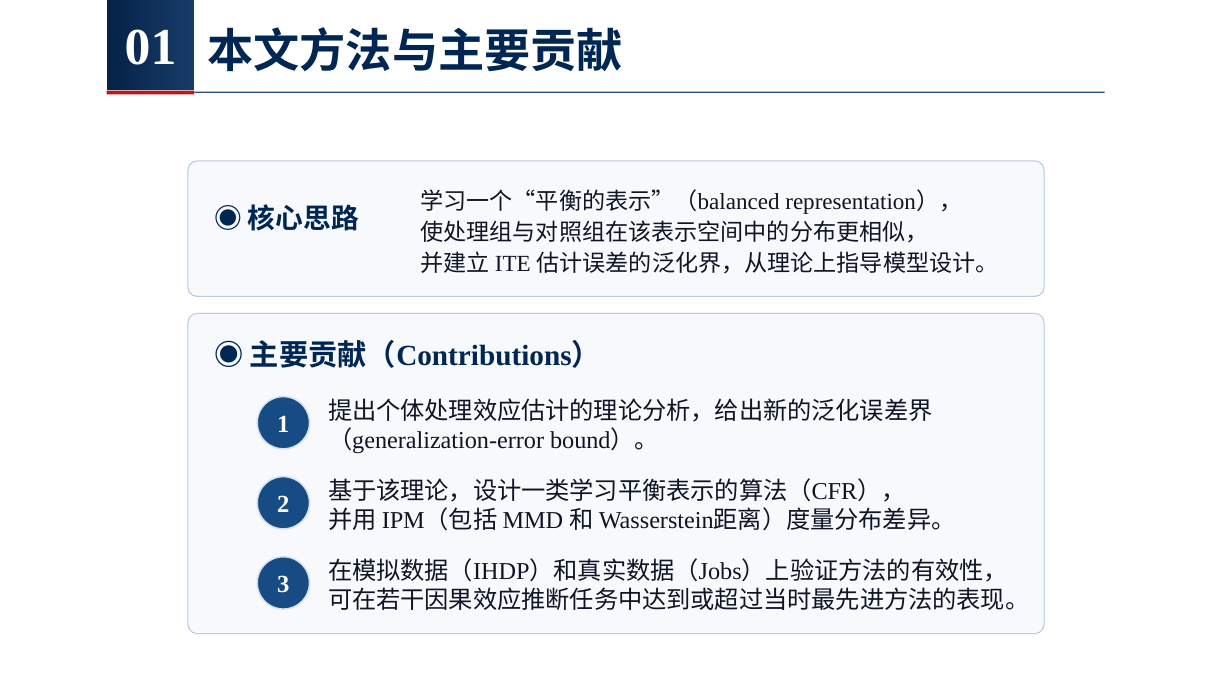
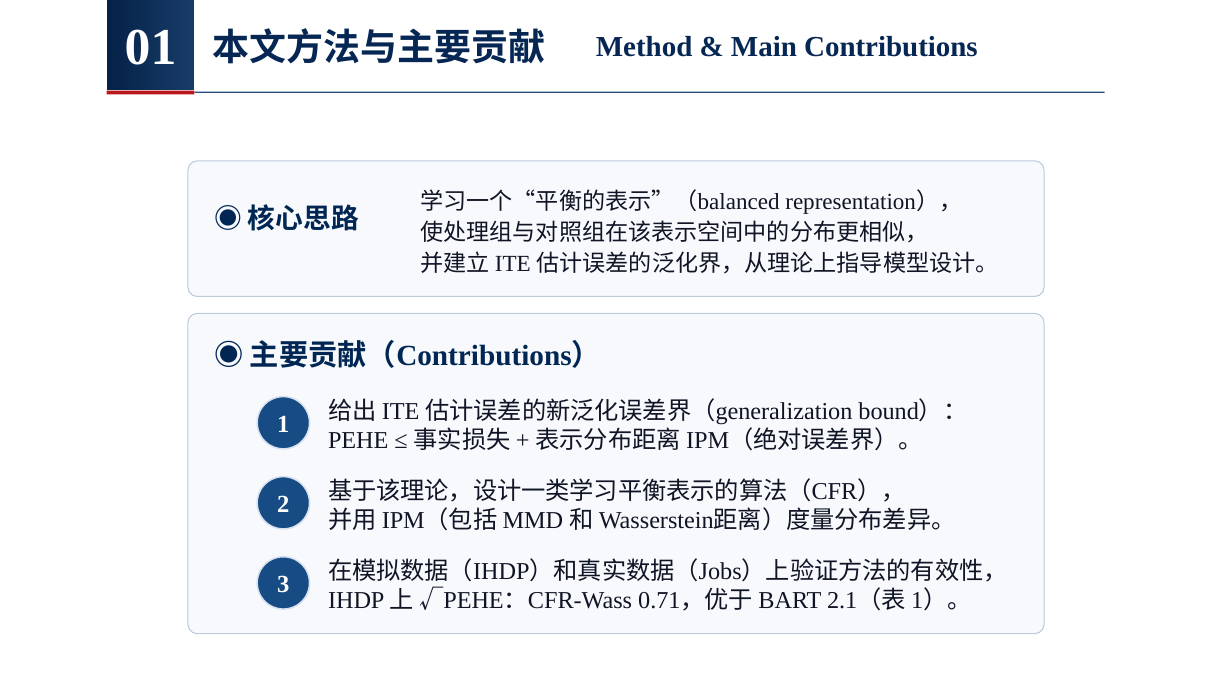
Before and after one commit to chanearly2002/Stastical_Computing, a slide deck: slide 6 of 个体处理效应估计.pptx. Drawn at 1232x693 pixels with LibreOffice and Linux fonts; fonts in the diff are those of the drawing. Boxes give left, top, right and bottom in pixels: in the first picture for what was removed or moved away, otherwise in the second. Text is boxed around its words. In the diff, an @@ line names an element or a change of style, - is before the commit and + after.

```diff
--- a/个体处理效应估计.pptx
+++ b/个体处理效应估计.pptx
@@ text "本文方法与主要贡献" at (213, 28, 546, 64): size 36 to 28.8 pt, text colour #002653 to #062653 @@
@@ text added at (596, 36, 978, 57), 22.6 pt, text #062653, bold @@
+Method & Main Contributions
@@ text at (328, 398, 967, 450): text changed @@
-提出个体处理效应估计的理论分析，给出新的泛化误差界
-（generalization-error bound）。
+给出 ITE 估计误差的新泛化误差界（generalization bound）：
+PEHE ≤ 事实损失 + 表示分布距离 IPM（绝对误差界）。
@@ text at (328, 586, 972, 611): text changed; font Noto Sans CJK SC to Times New Roman @@
-可在若干因果效应推断任务中达到或超过当时最先进方法的表现。
+IHDP 上 √PEHE：CFR-Wass 0.71，优于 BART 2.1（表 1）。
```
Also in this commit, not shown: 9 other slides changed, 4 slides added, 1 other file.
